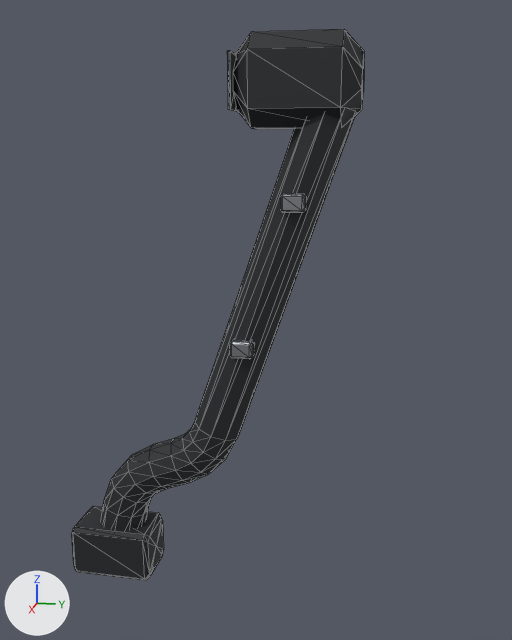
One commit to the glTF model assets/parts/body/ridgeback_4x4_snorkel.glb: the scene before it, then after it.
Both versions are drawn from a camera (50 mm lens) standing at (1.131, 0.357, 0.462) and looking at (-0.117, 0.108, 0.15). The lights are fixed; the arrows at lower left show +X, +Y and +Z. The first picture is the older version. Mesh edges are drawn as thin lines. Vertices at exactly the same position are counted once.

Names of what the first picture shows: 'model'.
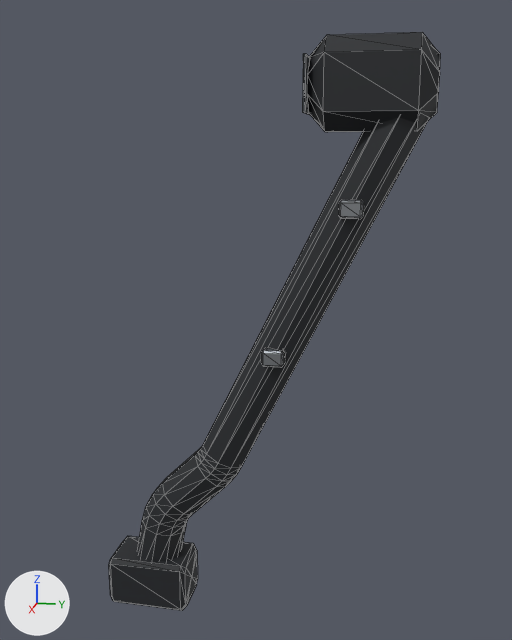
Pixel boxes [x1, y1, x2, y2] of what changed, in the pictures (512 x 640 px; the box of a moved part takes in the faces that stretch with it):
'model', reshaped, moved, rescaled (13% wider): before [72, 29, 364, 580]; after [109, 32, 440, 611]
part 1 of me_model, moved or reshaped: before [72, 506, 164, 580]; after [109, 536, 198, 611]
part 2 of me_model, moved or reshaped: before [233, 29, 364, 129]; after [307, 32, 440, 132]
part 3 of me_model, moved or reshaped: before [227, 51, 237, 111]; after [302, 54, 310, 115]
part 4 of me_model, moved or reshaped: before [230, 340, 254, 359]; after [261, 348, 285, 368]
part 5 of me_model, moved or reshaped: before [281, 194, 306, 213]; after [339, 200, 364, 219]
part 6 of me_model, moved or reshaped: before [101, 110, 356, 530]; after [137, 116, 429, 562]

Edits to the bpy script that builds the scene:
```text
Change me_model:
    used by ob_model
    remove me_model.from_pydata(...)  # 246 vertices, 468 faces; spans x -0.11..0.11, y -0.53..0.53, z -1.0..1.0
    add me_model.from_pydata(...)  # 246 vertices, 468 faces; spans x -0.1..0.1, y -0.55..0.55, z -1.0..1.0
    me_model part 1: the loose piece of 34 vertices spanning x -0.09..0.11, y -0.53..-0.22, z -1.0..-0.8 is scaled about its middle by 0.937, then moved by (0.0, -0.03, -0.01)
    me_model part 2: the loose piece of 34 vertices spanning x -0.11..0.1, y 0.12..0.53, z 0.7..1.0 is scaled about its middle by 0.936, then moved by (0.0, 0.03, 0.01)
    me_model part 3: the loose piece of 8 vertices spanning x -0.09..0.09, y 0.11..0.12, z 0.76..0.94 is moved by (0.0, 0.04, 0.01)
    me_model part 4: the loose piece of 34 vertices spanning x 0.05..0.11, y 0.11..0.19, z -0.07..-0.01 is moved by (-0.01, -0.08, 0.04)
    me_model part 5: the loose piece of 34 vertices spanning x 0.05..0.11, y 0.29..0.37, z 0.44..0.5 is moved by (-0.01, -0.02, 0.02)
    me_model part 6: 102 of 246 vertices moved; they spanned x -0.09..0.09, y -0.46..0.52, z -0.94..0.81 and now span x -0.09..0.08, y -0.48..0.53, z -0.94..0.83; mean shift (0.0, -0.07, 0.01); largest move (-0.03, 0.12, -0.41) -> (-0.03, -0.05, -0.43)
Change ob_model:
    ob_model.location: (-0.0885, 0.02, 0.135) -> (-0.108, 0.113, 0.0958)
    ob_model.scale: (0.505, 0.505, 0.505) -> (0.539, 0.539, 0.539)
```
